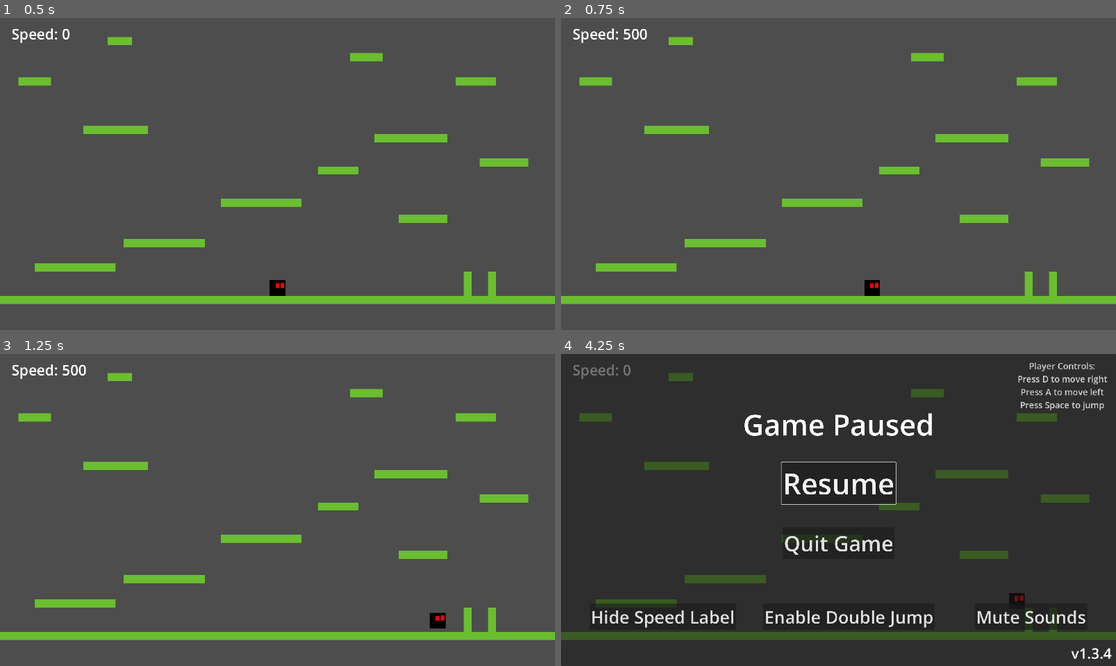
Above: before the commit, frames 1-4 (two rows, left to right).
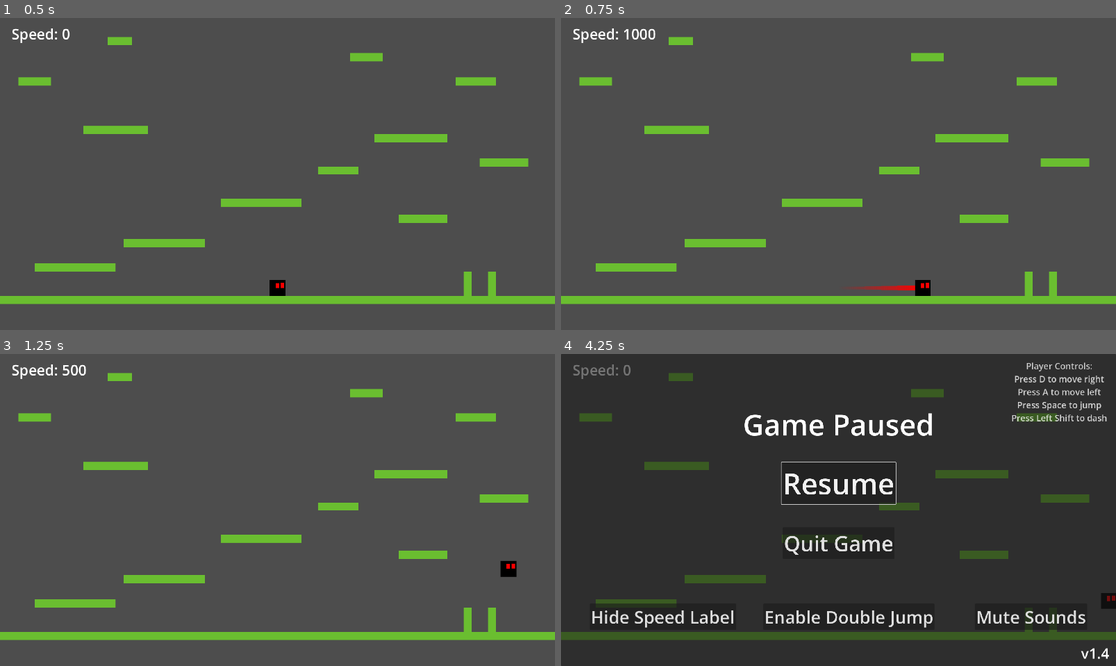
Above: after the commit, the same moments.

Repository: BilgiPasa/2d-platformer-movement-2
Game: Godot game, scene res://Scenes/main_scene.tscn
Two runs of this game, one before a commit and one after it. Both use one fixed random seed, a clock stepped at 60 frames per second and the inputs below.
Inputs:
- Up to frame 1 (0.5 s): no input
- Up to frame 2 (0.75 s): tap Enter at 0.5 s; hold D (move_right) from 0.53 s (still down); hold Shift (dash, bound only after the commit) from 0.53 s (still down)
- Up to frame 3 (1.25 s): keep holding D (move_right); keep holding Shift (dash, bound only after the commit); tap Space (jump) at 0.77, 0.8, 1.07 s
- Up to frame 4 (4.25 s): release Shift (dash, bound only after the commit) at 1.28 s; tap Space (jump) at 1.35, 1.52, 1.82, 2.3, 3.02, 3.32, 3.6, 3.77, 4.07 s; tap Shift (dash, bound only after the commit) at 1.55, 2.85 s; release D (move_right) at 2.03 s; hold A (move_left) 2.03-2.78 s; hold Shift (dash, bound only after the commit) 2.03-2.78 s; hold D (move_right) from 2.78 s (still down); tap Escape (ui_cancel) at 4.15 s

Frame 1 is identical in both runs. In frame 2, 0.5% of the frame differs, in the area x 11-67%, y 3-90%; in frame 3, 0.3%; in frame 4, 1.2%, in the area x 80-100%, y 2-98%.

Commit message:
Add dashing, Add dash trail line, Update some scenes and scripts, Update to version 1.4

Diff:
--- a/Scenes/pause_menu.tscn
+++ b/Scenes/pause_menu.tscn
@@ -39,7 +39,8 @@
 text = "Player Controls:
 Press D to move right
 Press A to move left
-Press Space to jump"
+Press Space to jump
+Press Left Shift to dash"
 horizontal_alignment = 1
 vertical_alignment = 1
 
--- a/Scenes/player.tscn
+++ b/Scenes/player.tscn
@@ -11,13 +11,28 @@
 [sub_resource type="RectangleShape2D" id="RectangleShape2D_cvnsp"]
 size = Vector2(31, 31)
 
-[node name="Player" type="CharacterBody2D" unique_id=1068189543 node_paths=PackedStringArray("player_sprite", "bump_area", "normal_jump_sound", "double_jump_sound")]
+[sub_resource type="Curve" id="Curve_vgqql"]
+_limits = [0.5, 1.0, 0.0, 1.0]
+_data = [Vector2(0, 1), 0.0, 0.0, 0, 0, Vector2(1, 0.5), 0.0, 0.0, 0, 0]
+point_count = 2
+
+[sub_resource type="Gradient" id="Gradient_fkybt"]
+colors = PackedColorArray(1, 0, 0, 1, 1, 0, 0, 0)
+
+[node name="Player" type="CharacterBody2D" unique_id=1068189543 node_paths=PackedStringArray("can_dash_timer", "dashing_timer", "player_sprite", "bump_area", "trail_line", "normal_jump_sound", "double_jump_sound")]
 collision_layer = 2
 script = ExtResource("1_cvnsp")
+can_dash_timer = NodePath("CanDashTimer")
+dashing_timer = NodePath("DashingTimer")
 player_sprite = NodePath("PlayerSprite")
 bump_area = NodePath("PlayerSprite/BumpArea")
+trail_line = NodePath("TrailLine")
 normal_jump_sound = NodePath("NormalJumpSound")
 double_jump_sound = NodePath("DoubleJumpSound")
+
+[node name="CanDashTimer" type="Timer" parent="." unique_id=1388298356]
+
+[node name="DashingTimer" type="Timer" parent="." unique_id=1654256183]
 
 [node name="PlayerSprite" type="Sprite2D" parent="." unique_id=275579699]
 scale = Vector2(0.31, 0.31)
@@ -33,6 +48,12 @@
 [node name="PlayerCollShape" type="CollisionShape2D" parent="." unique_id=1506225434]
 shape = SubResource("RectangleShape2D_cvnsp")
 
+[node name="TrailLine" type="Line2D" parent="." unique_id=146981137]
+top_level = true
+z_index = -1
+width_curve = SubResource("Curve_vgqql")
+gradient = SubResource("Gradient_fkybt")
+
 [node name="NormalJumpSound" type="AudioStreamPlayer2D" parent="." unique_id=1074437432]
 stream = ExtResource("3_vgqql")
 volume_db = -10.0
@@ -40,3 +61,6 @@
 [node name="DoubleJumpSound" type="AudioStreamPlayer2D" parent="." unique_id=1650346067]
 stream = ExtResource("4_fkybt")
 volume_db = -10.0
+
+[connection signal="timeout" from="CanDashTimer" to="." method="_on_can_dash_timer_timeout"]
+[connection signal="timeout" from="DashingTimer" to="." method="_on_dashing_timer_timeout"]
--- a/Scripts/globals.gd
+++ b/Scripts/globals.gd
@@ -1,5 +1,5 @@
 extends Node
 
-var can_double_jump: bool = false
+var double_jump_enabled: bool = false
 var sounds_muted: bool = false
 var speed_label_hidden: bool = false
--- a/Scripts/pause_menu.gd
+++ b/Scripts/pause_menu.gd
@@ -37,11 +37,11 @@
 		speed_label_on_off_button.text = "Show Speed Label"
 
 func _on_d_jump_on_off_btn_pressed() -> void:
-	if Globals.can_double_jump: # Disable
-		Globals.can_double_jump = false
+	if Globals.double_jump_enabled: # Disable
+		Globals.double_jump_enabled = false
 		d_jump_on_off_button.text = "Enable Double Jump"
 	else: # Enable
-		Globals.can_double_jump = true
+		Globals.double_jump_enabled = true
 		d_jump_on_off_button.text = "Disable Double Jump"
 
 func _on_sounds_on_off_btn_pressed() -> void:
--- a/Scripts/player.gd
+++ b/Scripts/player.gd
@@ -1,7 +1,7 @@
 class_name Player
 extends CharacterBody2D
 
-# Horizontal Movement
+# Movement
 const MOVE_SPEED: int = 500
 const START_MOVE_DELTA: float = 0.2
 const GROUND_STOP_DELTA: float = 0.2
@@ -12,6 +12,16 @@
 var move_direction: float
 var looking_right: bool = true
 var bumping: bool
+
+# Dash
+const DASH_SPEED: int = 1000
+const TRAIL_LINE_MAX_LENGTH: int = 12
+const CAN_DASH_TIMER_SECONDS: float = 0.75
+const DASHING_TIMER_SECONDS: float = 0.25
+var can_dash: bool = true
+var dashing: bool = false
+var dash_input: bool
+var trail_line_queue: Array[Vector2]
 
 # Jump
 const JUMP_POWER: int = 750
@@ -26,16 +36,22 @@
 var double_jumped: bool
 
 # @export Variables
+@export var can_dash_timer: Timer
+@export var dashing_timer: Timer
 @export var player_sprite: Sprite2D
 @export var bump_area: Area2D
+@export var trail_line: Line2D
 @export var normal_jump_sound: AudioStreamPlayer2D
 @export var double_jump_sound: AudioStreamPlayer2D
 
 func _ready() -> void:
 	process_mode = Node.PROCESS_MODE_PAUSABLE
+	can_dash_timer.wait_time = CAN_DASH_TIMER_SECONDS
+	dashing_timer.wait_time = DASHING_TIMER_SECONDS
 
 func _process(_delta) -> void:
-	move_direction = Input.get_axis("move_left", "move_right") # Get horizontal inputs
+	move_direction = Input.get_axis("move_left", "move_right")
+	dash_input = Input.is_action_pressed("dash")
 
 	if Input.is_action_just_pressed("jump"):
 		jump_buffer_counter = JUMP_BUFFER_SECONDS # Reset jump buffer
@@ -45,88 +61,151 @@
 		released_jump = true
 
 func _physics_process(delta: float) -> void:
-	# * Handle horizontal movement
-	if move_direction > 0: # If player is moving right
+	# * Normal movement
+	movement()
+
+	# * Handle dash and its trail line
+	dash()
+	handle_trail_line()
+
+	# * Ground detection
+	grounded = is_on_floor() # is_on_floor() is a built-in function for CharacterBody2D.
+
+	# * Bump detection
+	bumping = bump_area.has_overlapping_bodies()
+
+	# * Jump buffer
+	if jump_buffer_counter <= 0:
+		jump_buffer_counter = 0
+	else:
+		jump_buffer_counter -= delta
+
+	if grounded:
+		# * Reset coyote time and double jump
+		coyote_time_counter = COYOTE_TIME_SECONDS
+		double_jumped = false
+	else:
+		# * Coyote time
+		if coyote_time_counter <= 0:
+			coyote_time_counter = 0
+		else:
+			coyote_time_counter -= delta
+
+		# * Change gravity based on player's Y speed
+		gravity_control(delta)
+
+	# * Handle jump and variable jump height
+	jump()
+
+	move_and_slide() # Godot's built-in function to run the CharacterBody2D.
+
+func movement() -> void:
+	if dashing:
+		return
+
+	if move_direction >= MIN: # If player is moving right
 		horizontal = move_toward(horizontal, 1, START_MOVE_DELTA)
 
 		if !looking_right:
 			flip()
-	elif move_direction < 0: # If player is moving left
+	elif move_direction <= -MIN: # If player is moving left
 		horizontal = move_toward(horizontal, -1, START_MOVE_DELTA)
 
 		if looking_right:
 			flip()
 	else:
 		if bumping:
-			if horizontal > MIN:
+			if horizontal >= MIN:
 				horizontal = move_toward(horizontal, 0, BUMP_STOP_DELTA)
-			elif horizontal < -MIN:
+			elif horizontal <= -MIN:
 				horizontal = move_toward(horizontal, 0, BUMP_STOP_DELTA)
 			else:
 				horizontal = 0
 		elif grounded:
-			if horizontal > MIN:
+			if horizontal >= MIN:
 				horizontal = move_toward(horizontal, 0, GROUND_STOP_DELTA)
-			elif horizontal < -MIN:
+			elif horizontal <= -MIN:
 				horizontal = move_toward(horizontal, 0, GROUND_STOP_DELTA)
 			else:
 				horizontal = 0
 		else:
-			if horizontal > MIN:
+			if horizontal >= MIN:
 				horizontal = move_toward(horizontal, 0, AIR_STOP_DELTA)
-			elif horizontal < -MIN:
+			elif horizontal <= -MIN:
 				horizontal = move_toward(horizontal, 0, AIR_STOP_DELTA)
 			else:
 				horizontal = 0
 
 	velocity.x = horizontal * MOVE_SPEED
 
-	# * Handle ground detection
-	grounded = is_on_floor() # is_on_floor() is a built-in function for CharacterBody2D.
-
-	# * Handle bump detection
-	bumping = bump_area.has_overlapping_bodies()
-
-	# * Handle jump buffer
-	if jump_buffer_counter <= 0:
-		jump_buffer_counter = 0
-	else:
-		jump_buffer_counter -= delta
-
-	if grounded:
-		# * Reset coyote time and double jump
-		coyote_time_counter = COYOTE_TIME_SECONDS
-		double_jumped = false
-	else:
-		# * Handle coyote time
-		if coyote_time_counter <= 0:
-			coyote_time_counter = 0
+func dash() -> void:
+	if dash_input && can_dash:
+		can_dash = false
+		can_dash_timer.start()
+		dashing = true
+		dashing_timer.start()
+
+		if looking_right:
+			velocity.x = DASH_SPEED
 		else:
-			coyote_time_counter -= delta
-
-		# * Handle gravity based on player's Y speed
-		if velocity.y > 0: # In Godot's 2D plane, Y vector increases as you go down.
-			velocity += FAST_FALL_GRAVITY * delta * Vector2.DOWN
-		else:
-			velocity += NORMAL_GRAVITY * delta * Vector2.DOWN
-
-	# * Handle jump
+			velocity.x = -DASH_SPEED
+
+func handle_trail_line() -> void:
+	if dashing:
+		trail_line_queue.push_front(position)
+
+		if trail_line_queue.size() > TRAIL_LINE_MAX_LENGTH:
+			trail_line_queue.pop_back()
+
+		trail_line.clear_points()
+
+		for i in trail_line_queue:
+			trail_line.add_point(i)
+	else:
+		if trail_line_queue.size() > 0:
+			trail_line_queue.pop_back()
+
+			trail_line.clear_points()
+
+			for i in trail_line_queue:
+				trail_line.add_point(i)
+
+func _on_can_dash_timer_timeout() -> void:
+	can_dash_timer.stop()
+	can_dash = true
+
+func _on_dashing_timer_timeout() -> void:
+	dashing_timer.stop()
+	dashing = false
+
+func gravity_control(physics_process_delta: float) -> void:
+	if dashing:
+		velocity.y = 0
+		return
+
+	if velocity.y >= MIN: # In Godot's 2D plane, Y vector increases as you go down.
+		velocity += FAST_FALL_GRAVITY * physics_process_delta * Vector2.DOWN
+	else:
+		velocity += NORMAL_GRAVITY * physics_process_delta * Vector2.DOWN
+
+func jump() -> void:
+	if dashing:
+		return
+
 	if jump_buffer_counter > 0 && coyote_time_counter > 0: # Normal jump
 		normal_jump_sound.play()
-		jump()
-	elif Globals.can_double_jump && !double_jumped && jump_buffer_counter > 0 && !(coyote_time_counter > 0): # Double jump
+		execute_jump()
+	elif Globals.double_jump_enabled && !double_jumped && jump_buffer_counter > 0 && !(coyote_time_counter > 0): # Double jump
 		double_jumped = true
 		double_jump_sound.play()
-		jump()
+		execute_jump()
 
 	# * Variable jump height
-	if released_jump && velocity.y < -MIN: # In Godot's 2D plane, Y vector decreases as you go up.
+	if released_jump && velocity.y <= -MIN: # In Godot's 2D plane, Y vector decreases as you go up.
 		released_jump = false
 		velocity.y /= 2
 
-	move_and_slide() # Godot's built-in function to run the CharacterBody2D.
-
-func jump() -> void:
+func execute_jump() -> void:
 	velocity.y = -JUMP_POWER # In Godot's 2D plane, Y vector increases as you go down.
 	coyote_time_counter = 0
 	jump_buffer_counter = 0
--- a/project.godot
+++ b/project.godot
@@ -11,7 +11,7 @@
 [application]
 
 config/name="2d-platformer-movement-2"
-config/version="1.3.4"
+config/version="1.4"
 run/main_scene="uid://bw2g12hscoe1q"
 config/features=PackedStringArray("4.7", "Forward Plus")
 config/icon="uid://blmqi2fumpi0p"
@@ -64,11 +64,6 @@
 , Object(InputEventKey,"resource_local_to_scene":false,"resource_name":"","device":-1,"window_id":0,"alt_pressed":false …(183 unchanged characters)…
 ]
 }
-jump={
-"deadzone": 0.2,
-"events": [Object(InputEventKey,"resource_local_to_scene":false,"resource_name":"","device":-1,"window_id":0,"alt_pressed":false,"shift_pressed":false,"ctrl_pressed":false,"meta_pressed":false,"pressed":false,"keycode":0,"physical_keycode":32,"key_label":0,"unicode":32,"location":0,"echo":false,"script":null)
-]
-}
 move_right={
 "deadzone": 0.2,
 "events": [Object(InputEventKey,"resource_local_to_scene":false,"resource_name":"","device":-1,"window_id":0,"alt_press …(192 unchanged characters)…
@@ -77,6 +72,16 @@
 move_left={
 "deadzone": 0.2,
 "events": [Object(InputEventKey,"resource_local_to_scene":false,"resource_name":"","device":-1,"window_id":0,"alt_press …(191 unchanged characters)…
+]
+}
+dash={
+"deadzone": 0.2,
+"events": [Object(InputEventKey,"resource_local_to_scene":false,"resource_name":"","device":-1,"window_id":0,"alt_pressed":false,"shift_pressed":false,"ctrl_pressed":false,"meta_pressed":false,"pressed":false,"keycode":0,"physical_keycode":4194325,"key_label":0,"unicode":0,"location":0,"echo":false,"script":null)
+]
+}
+jump={
+"deadzone": 0.2,
+"events": [Object(InputEventKey,"resource_local_to_scene":false,"resource_name":"","device":-1,"window_id":0,"alt_pressed":false,"shift_pressed":false,"ctrl_pressed":false,"meta_pressed":false,"pressed":false,"keycode":0,"physical_keycode":32,"key_label":0,"unicode":32,"location":0,"echo":false,"script":null)
 ]
 }
 
